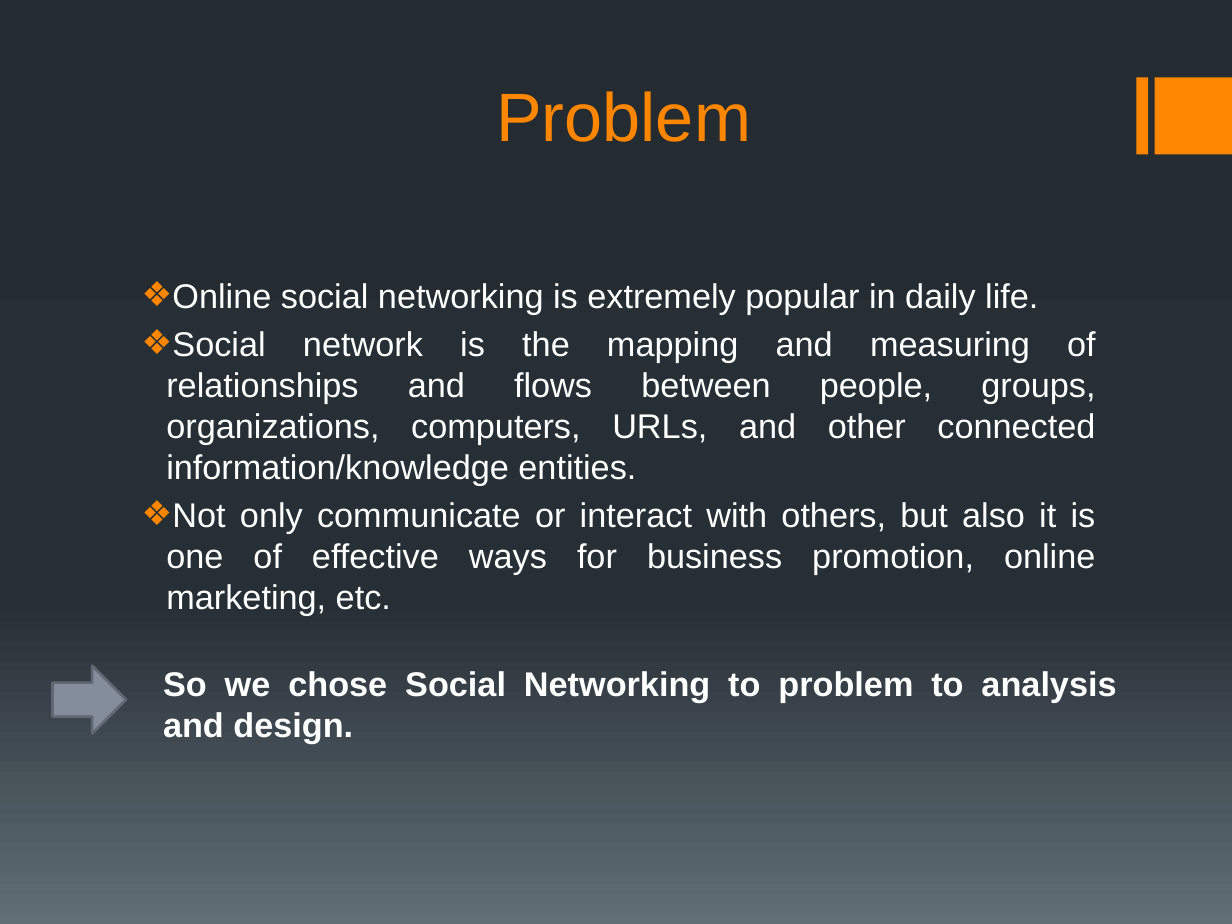
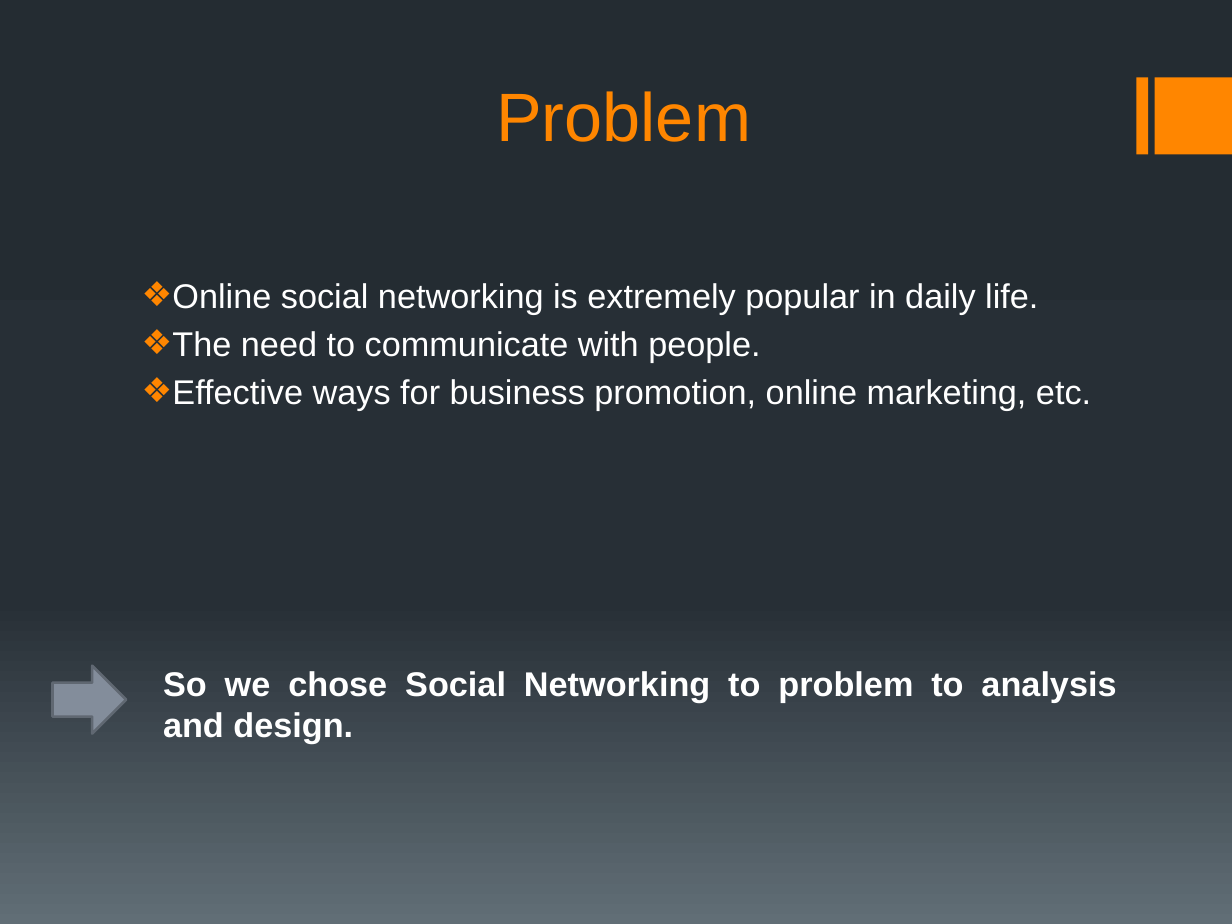
Before and after one commit to cuongtqc/ooad, a slide deck: slide 6 of Social Networking.pptx (slide 5 before the commit). Drawn at 1232x924 pixels with LibreOffice and Linux fonts; fonts in the diff are those of the drawing. Boxes give left, top, right and bottom in pixels: in the first picture for what was removed or moved away, otherwise in the second. Text is boxed around its words. In the diff, an @@ line names an element or a change of style, - is before the commit and + after.

Commit message:
presentation

```diff
--- a/Social Networking.pptx
+++ b/Social Networking.pptx
@@ text at (x1=172, y1=331, x2=1091, y2=410): text changed @@
-❖ Social network is the mapping and measuring of relationships and flows between people, groups, organizations, computers, URLs, and other connected information/knowledge entities.
-❖ Not only communicate or interact with others, but also it is one of effective ways for business promotion, online marketing, etc.
+❖ The need to communicate with people.
+❖ Effective ways for business promotion, online marketing, etc.
```
Also in this commit, not shown: 5 other slides changed, 24 slides added, 4 slides removed.
